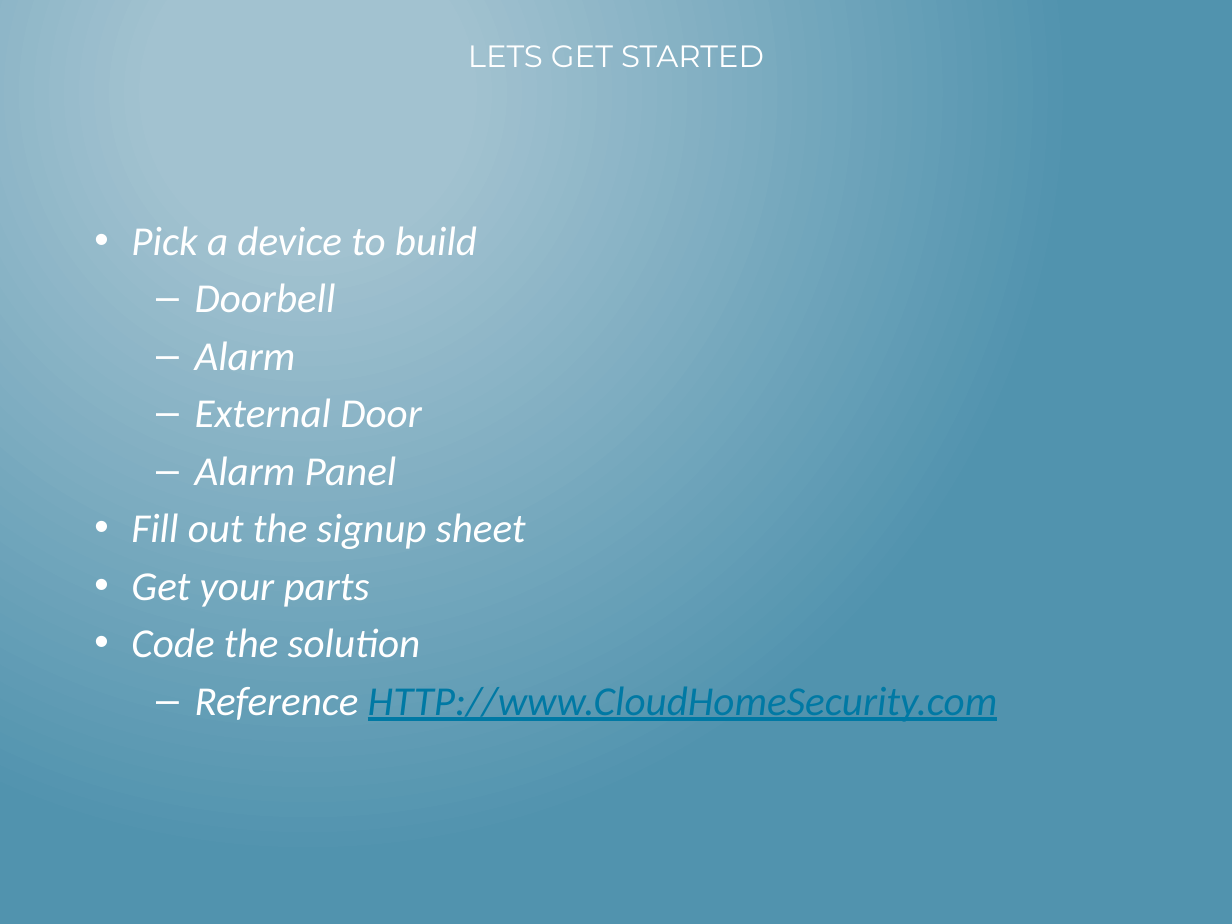
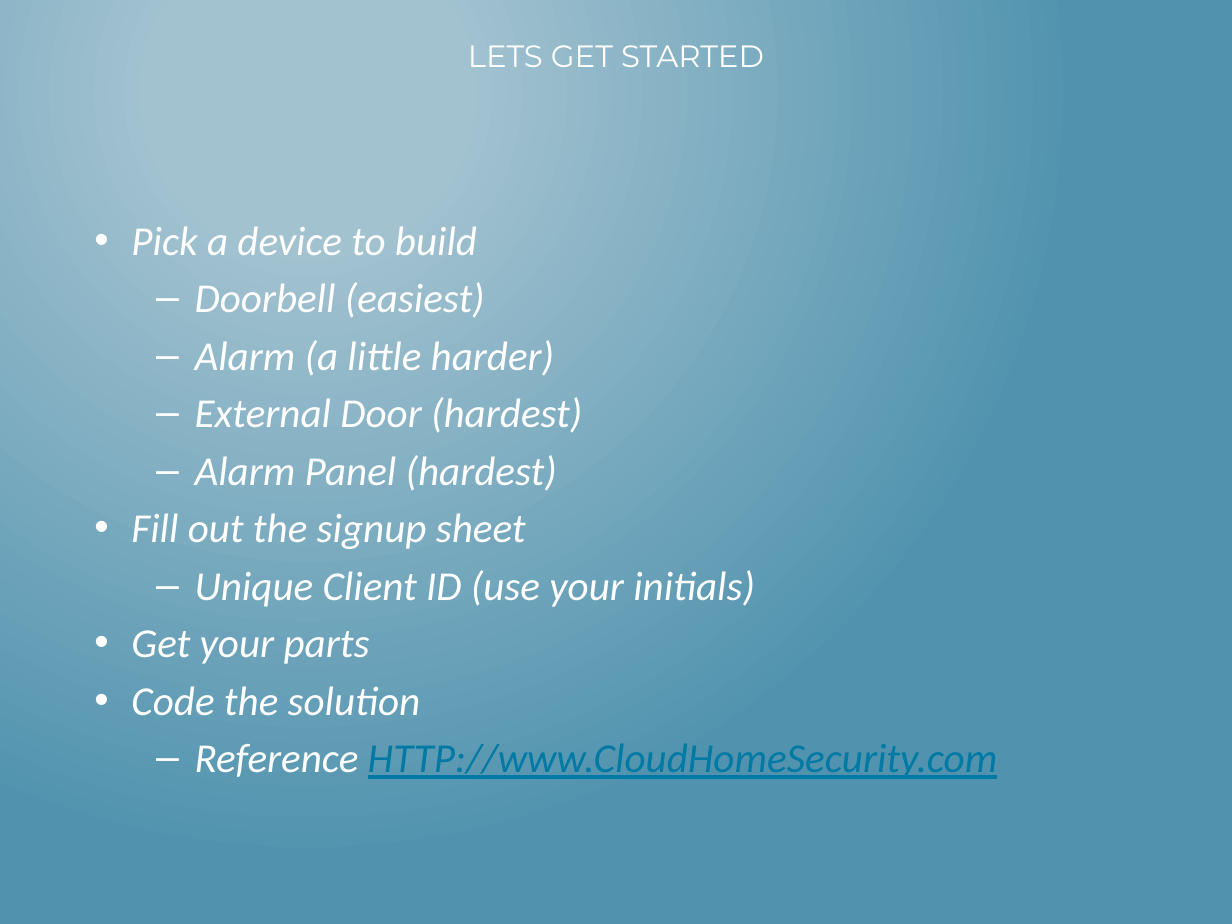
Before and after one commit to mlinnen/CloudHomeSecurity, a slide deck: slide 18 of docs/HacknightPowerPoint.pptx (slide 6 before the commit). Drawn at 1232x924 pixels with LibreOffice and Linux fonts; fonts in the diff are those of the drawing. Boxes give left, top, right and bottom in pixels: in the first picture for what was removed or moved away, otherwise in the second. Text is boxed around its words. In the diff, an @@ line names an element or a change of style, - is before the commit and + after.

```diff
--- a/docs/HacknightPowerPoint.pptx
+++ b/docs/HacknightPowerPoint.pptx
@@ text at box(195, 282, 582, 491): text changed @@
-  – Doorbell
-  – Alarm
-  – External Door
-  – Alarm Panel
+  – Doorbell (easiest)
+  – Alarm (a little harder)
+  – External Door (hardest)
+  – Alarm Panel (hardest)
@@ text at box(195, 570, 755, 607): paragraph added @@
+  – Unique Client ID (use your initials)
```
Also in this commit, not shown: 5 other slides changed, 8 slides added.
